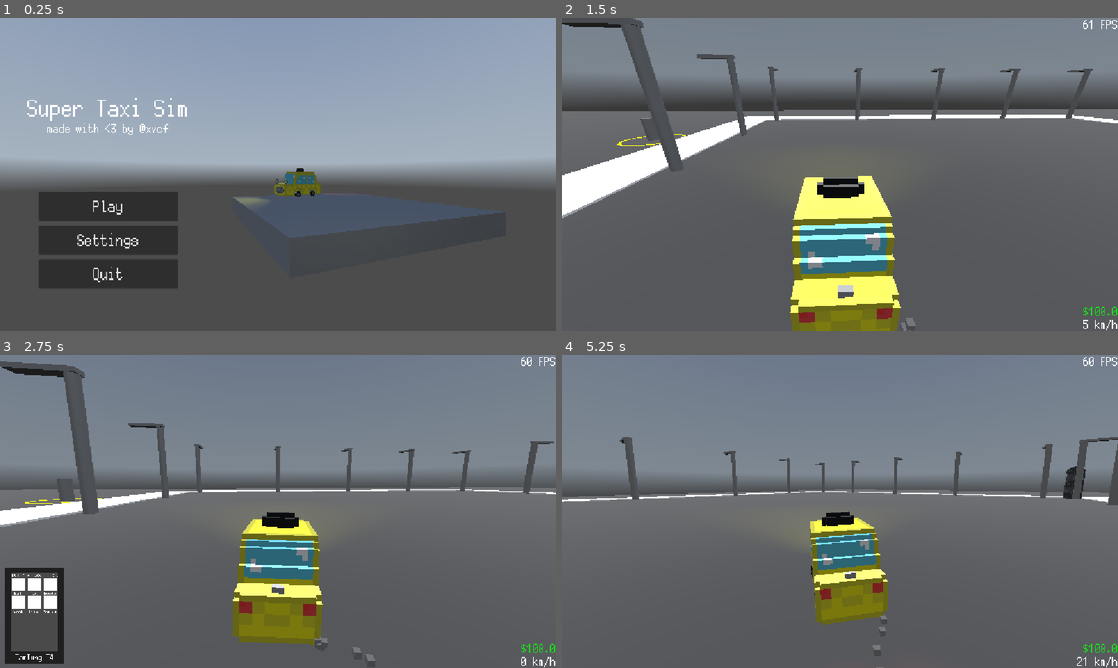
Above: before the commit, frames 1-4 (two rows, left to right).
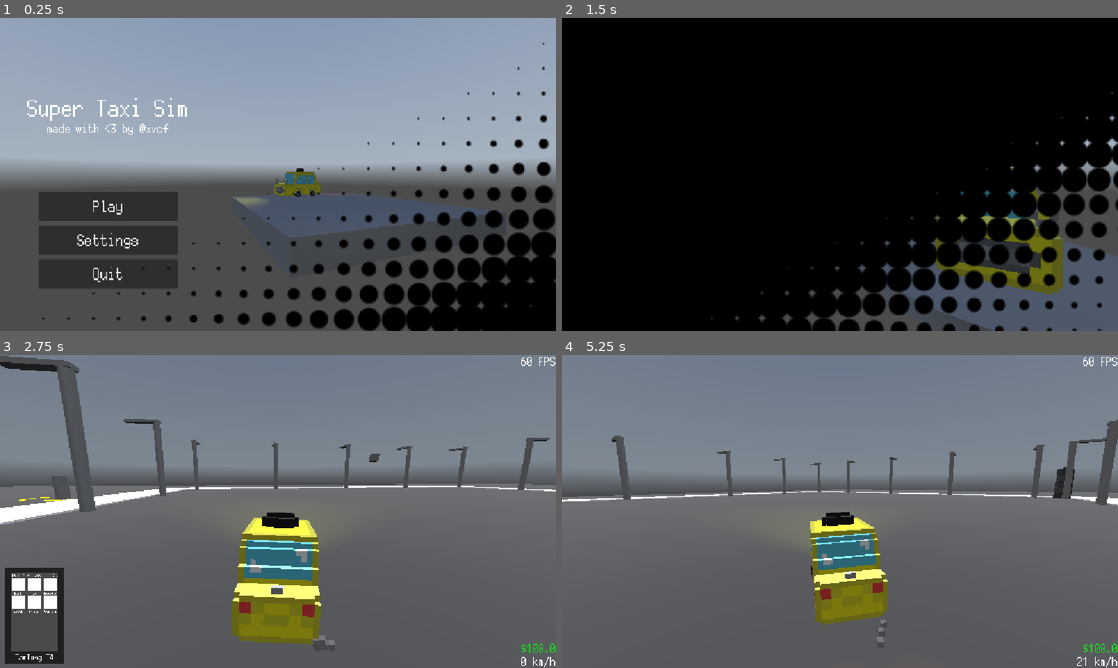
Above: after the commit, the same moments.

Repository: RafaeloxMC/super-taxi-sim
Game: Godot game, scene res://scenes/ui/main_menu.tscn
Two runs of this game, one before a commit and one after it. Both use one fixed random seed, a clock stepped at 60 frames per second and the inputs below. A sky picture missing from this copy of the repository is replaced by a grey-blue gradient.
Inputs:
- Up to frame 1 (0.25 s): no input
- Up to frame 2 (1.5 s): click "Play" at 0.5 s; click "Create Company" at 1.25 s
- Up to frame 3 (2.75 s): tap Enter at 2 s; hold D (steer_right) from 2.03 s (still down); tap Q (phone) at 2.1 s
- Up to frame 4 (5.25 s): release D (steer_right) at 2.78 s; hold S (brake) 2.78-3.53 s; tap one key every 0.75 s from 2.85 s: Alt Shift Q (phone) Alt; hold D (steer_right) 3.53-4.28 s; hold W (accelerate) 4.28-5.03 s; hold A (steer_left) from 5.03 s (still down)

The runs differ from the first frame. In frame 1, 12% of the frame differs, in the area x 7-100%, y 8-100%; in frame 2, 93%, in the area x 0-100%, y 0-100%; in frame 3, 5.4%; in frame 4, 3.1%.

Commit message:
Add between-scene transition

Diff:
--- /dev/null
+++ b/assets/shaders/transition.gdshader
@@ -0,0 +1,60 @@
+shader_type canvas_item;
+
+uniform float spacing = 25.0;
+uniform float animation_progress : hint_range(0.0, 1.0) = 0.0;
+uniform float dot_size : hint_range(0.0, 1.0) = 1.0;
+uniform vec4 dot_color : source_color = vec4(0.0, 0.0, 0.0, 1.0);
+
+void fragment() {
+    // 1. 进度为零时强制完全不显示
+    if (animation_progress <= 0.0) {
+        discard; // 关键修正：只保留 discard
+    }
+
+    // 2. 计算屏幕网格尺寸
+    vec2 screen_size = vec2(1.0) / SCREEN_PIXEL_SIZE;
+    vec2 grid_count = floor(screen_size / spacing);
+
+    // 3. 计算归一化网格位置 [0,1]
+    vec2 norm_pos = UV * screen_size / (grid_count * spacing);
+
+    // 4. 对角线延迟计算（左上0 → 右下1）
+    float delay = (norm_pos.x + norm_pos.y) * 0.5;
+
+    // 5. 双重过滤机制
+    // 机制1：基于位置的延迟阈值
+    float visible_threshold = delay * 0.1 + 0.01; // 随延迟增加的阈值
+    if (animation_progress < visible_threshold) {
+        discard;
+    }
+
+    // 6. 动态过渡计算
+    float transition = 0.3;
+    float scale = smoothstep(
+        delay - transition,
+        delay + transition,
+        animation_progress * (1.0 + transition)
+    );
+
+    // 机制2：基于尺寸的过滤
+    if (scale < 0.005) { // 完全消除微小残留
+        discard;
+    }
+
+    // 7. 计算圆点
+    vec2 grid_center = (floor(UV * screen_size / spacing) + 0.5) * spacing;
+    float dist = length(UV * screen_size - grid_center);
+    float dot_radius = dot_size * scale * spacing * 0.8;
+
+    // 8. 边缘柔化（防止任何残留）
+    float alpha = 1.0 - smoothstep(
+        max(dot_radius - 1.5, 0.0),
+        dot_radius + 1.5,
+        dist
+    );
+
+    // 机制3：alpha值过滤
+    if (alpha < 0.01) discard;
+
+    COLOR = vec4(dot_color.rgb, alpha);
+}
--- /dev/null
+++ b/scenes/ui/transition.tscn
@@ -0,0 +1,19 @@
+[gd_scene load_steps=4 format=3 uid="uid://c3c7dlk43ihrn"]
+
+[ext_resource type="Shader" uid="uid://do4hm1upjdto4" path="res://assets/shaders/transition.gdshader" id="1_jpjvg"]
+[ext_resource type="Script" uid="uid://7hisn7hmqg2y" path="res://scripts/ui/transition.gd" id="2_ghw5a"]
+
+[sub_resource type="ShaderMaterial" id="ShaderMaterial_43n1c"]
+shader = ExtResource("1_jpjvg")
+shader_parameter/spacing = 25.0
+shader_parameter/animation_progress = 0.0
+shader_parameter/dot_size = 1.0
+shader_parameter/dot_color = Color(0, 0, 0, 1)
+
+[node name="Transition" type="ColorRect"]
+z_index = 4096
+material = SubResource("ShaderMaterial_43n1c")
+offset_right = 1152.0
+offset_bottom = 648.0
+color = Color(1, 1, 1, 0)
+script = ExtResource("2_ghw5a")
--- a/scenes/util/scene_manager.tscn
+++ b/scenes/util/scene_manager.tscn
@@ -1,10 +1,11 @@
-[gd_scene load_steps=6 format=3 uid="uid://b4yw6iohgl6pr"]
+[gd_scene load_steps=7 format=3 uid="uid://b4yw6iohgl6pr"]
 
 [ext_resource type="Script" uid="uid://lmju3dyvlck3" path="res://scripts/util/scene_manager.gd" id="1_we8k5"]
 [ext_resource type="PackedScene" uid="uid://cet43gqdwse05" path="res://scenes/ui/main_menu.tscn" id="2_h7lqg"]
 [ext_resource type="PackedScene" uid="uid://n0gdpr68s0ip" path="res://scenes/ui/settings.tscn" id="3_q7wi7"]
 [ext_resource type="PackedScene" uid="uid://bm5tjvuqrtah6" path="res://scenes/map/world.tscn" id="4_6k21d"]
 [ext_resource type="PackedScene" uid="uid://dl5e7qunpuvdf" path="res://scenes/ui/company_creation.tscn" id="5_70vva"]
+[ext_resource type="PackedScene" uid="uid://c3c7dlk43ihrn" path="res://scenes/ui/transition.tscn" id="6_s4cqx"]
 
 [node name="Scene Manager" type="Node"]
 script = ExtResource("1_we8k5")
@@ -14,3 +15,5 @@
 "settings": ExtResource("3_q7wi7"),
 "world": ExtResource("4_6k21d")
 })
+
+[node name="Transition" parent="." instance=ExtResource("6_s4cqx")]
--- /dev/null
+++ b/scripts/ui/transition.gd
@@ -0,0 +1,51 @@
+extends ColorRect
+
+@export var duration: float = 0.3
+
+var time_left: float = duration
+var dir: String = "rev" # or fwd
+
+# Called when the node enters the scene tree for the first time.
+func _ready() -> void:
+	GameManager.transition.connect(transition)
+
+# Called every frame. 'delta' is the elapsed time since the previous frame.
+func _process(delta: float) -> void:
+	if not time_left > 0:
+		return
+
+	time_left -= delta
+	var mat = material
+
+	if dir == "rev":
+		self.rotation_degrees = 180
+		self.position = self.size
+		var val: float = time_left / duration
+		if mat is ShaderMaterial:
+			mat.set_shader_parameter("animation_progress", val)
+		else:
+			print("NO MATERIAL")
+
+	if dir == "fwd":
+		self.rotation_degrees = 0
+		self.position = Vector2(0, 0)
+		var val: float = abs((time_left / duration) - 1)
+		if mat is ShaderMaterial:
+			mat.set_shader_parameter("animation_progress", val)
+		else:
+			print("NO MATERIAL")
+
+func transition(direction: String):
+	print("Triggered transition " + str(direction))
+	if direction == "fwd":
+		play_fwd()
+	elif direction == "rev":
+		play_rev()
+
+func play_fwd():
+	time_left = duration
+	dir = "fwd"
+
+func play_rev():
+	time_left = duration
+	dir = "rev"
--- a/scripts/util/game_manager.gd
+++ b/scripts/util/game_manager.gd
@@ -26,6 +26,7 @@
 signal speed_trap_triggered(speed: float, max_allowed: float)
 @warning_ignore("unused_signal")
 signal death()
+signal transition(dir: String)
 
 func _ready() -> void:
 	speed_trap_triggered.connect(speed_trap_handler)
--- a/scripts/util/scene_manager.gd
+++ b/scripts/util/scene_manager.gd
@@ -1,10 +1,14 @@
 extends Node
 
 @export var scenes: Dictionary[String, PackedScene]
+@onready var transition: ColorRect = $Transition
 
 func call_packed(scene: PackedScene) -> void:
 	get_tree().change_scene_to_packed(scene)
 
 func call_scene(scene: String) -> void:
 	if scenes.get(scene):
+		GameManager.transition.emit("fwd")
+		await get_tree().create_timer(transition.duration).timeout
 		call_packed(scenes.get(scene))
+		GameManager.transition.emit("rev")
Not shown, added: assets/shaders/transition.gdshader.uid
Not shown, added: scripts/ui/transition.gd.uid
